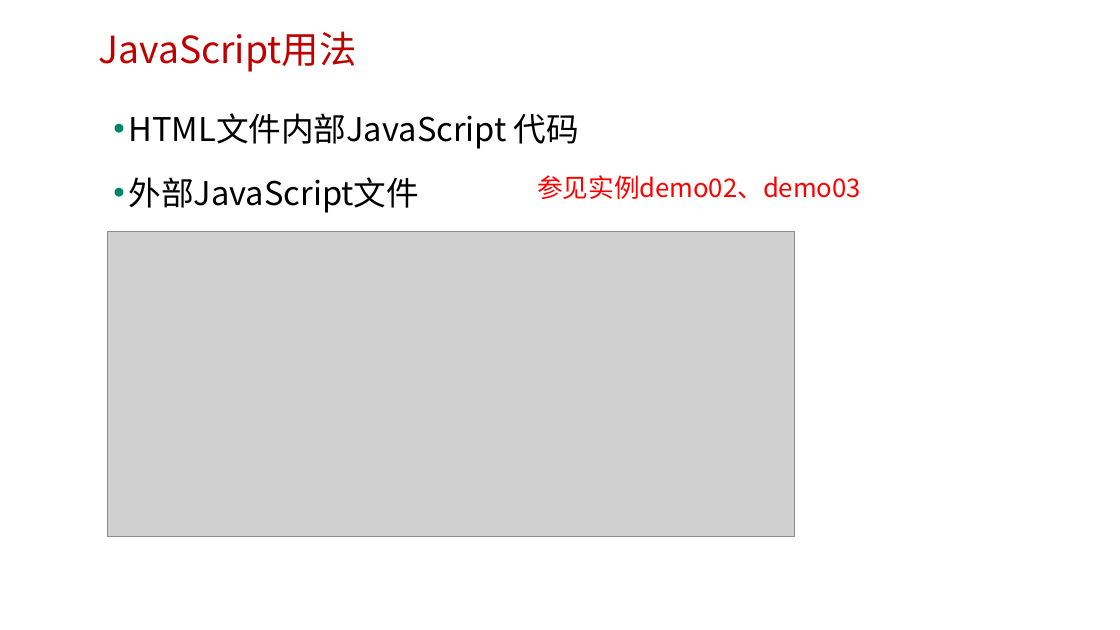
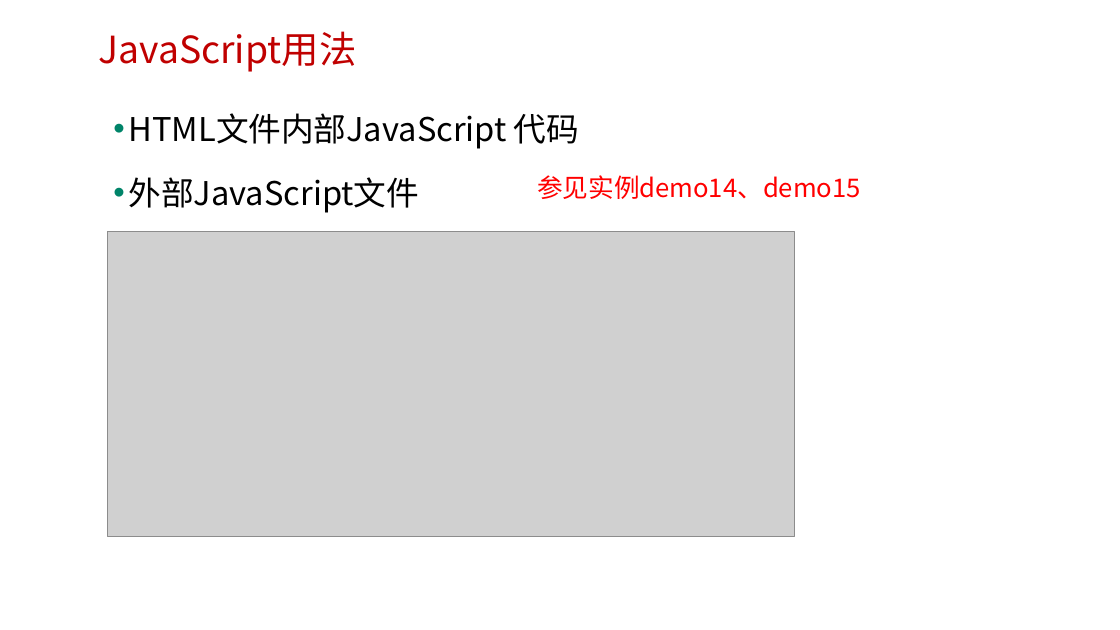
Before and after one commit to edu2act/course-javascript-advanced, a slide deck: slide 20 of 课程PPT/01.JavaScript发展历程及语言特点.pptx. Drawn at 1120x630 pixels with LibreOffice and Linux fonts; fonts in the diff are those of the drawing; grey boxes stand for pictures; background and template pictures are left out. Boxes give left, top, right and bottom in pixels: in the first picture for what was removed or moved away, otherwise in the second. Text is boxed around its words. In the diff, an @@ line names an element or a change of style, - is before the commit and + after.

```diff
--- a/课程PPT/01.JavaScript发展历程及语言特点.pptx
+++ b/课程PPT/01.JavaScript发展历程及语言特点.pptx
@@ text at [537, 175, 861, 199]: text changed @@
-参见实例demo02、demo03
+参见实例demo14、demo15
```
Also in this commit, not shown: 6 other slides changed, 14 other files.
